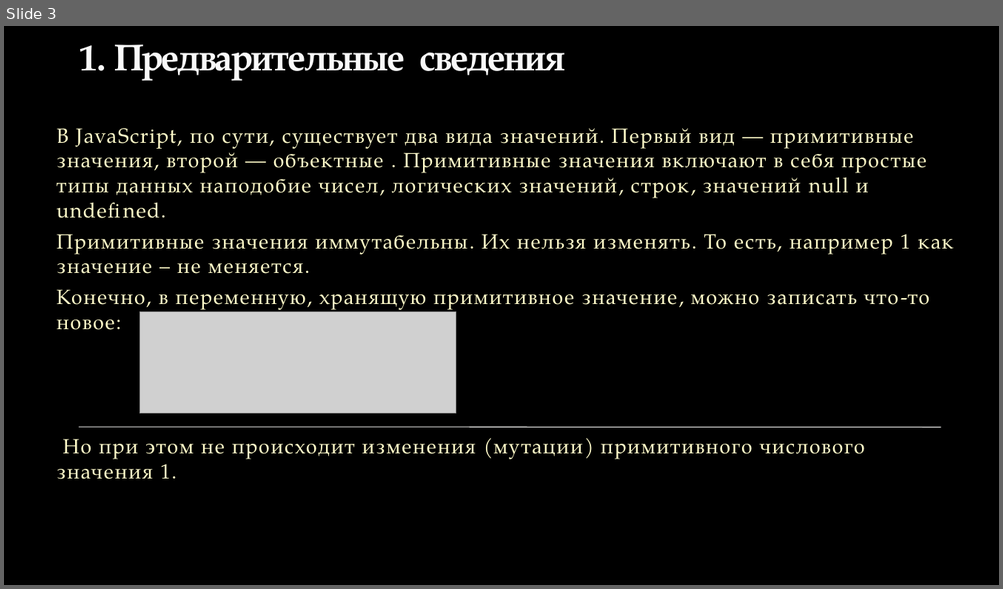
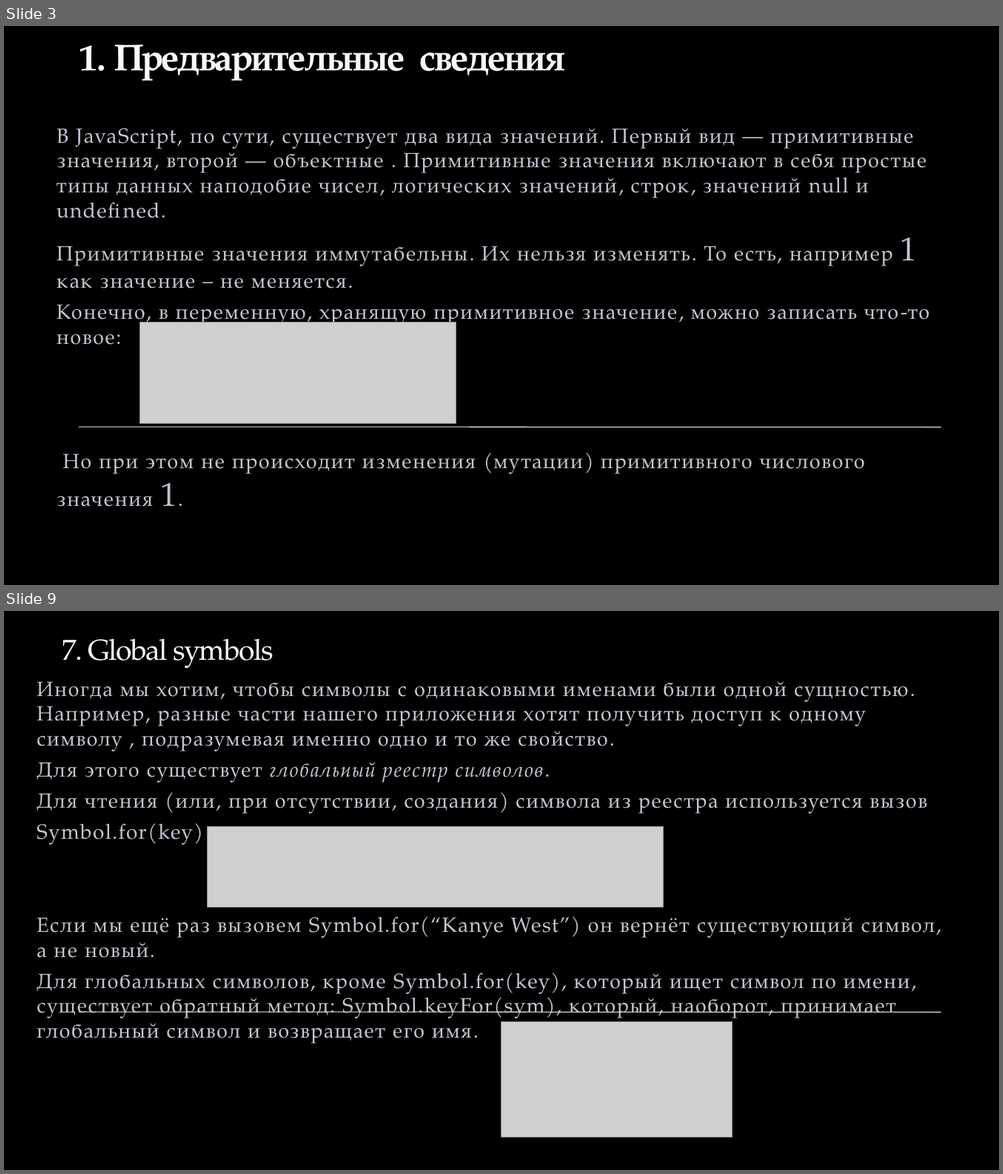
Before and after one commit to Vovan1608/internship, a slide deck: Symbol type.pptx. Shown one above the other, each under a label of ours: slide 3 before the commit, slides 3 and 9 after it; the slides between them are not shown. The pictures are 1003x589 and 1003x1174 pixels, drawn with LibreOffice and Linux fonts; fonts in the diff are those of the drawing; grey boxes stand for pictures; background and template pictures are left out. Boxes give left, top, right and bottom in pixels: in the first picture for what was removed or moved away, otherwise in the second. Text is boxed around its words. In the diff, an @@ line names an element or a change of style, - is before the commit and + after.

Commit message:
save Symbol

```diff
--- a/Symbol type.pptx
+++ b/Symbol type.pptx
@@ slide 9 added at [4,611,999,1170], background picture (left out); not listed: 1 template element that a slide beside it also shows @@
@@ title added at [62,638,273,668], 28 pt, text #F9F9F9 @@
+7. Global symbols
@@ text added at [37,681,935,1044], 20 pt, text #C9C2D1 @@
+Иногда мы хотим, чтобы символы с одинаковыми именами были одной сущностью. Например, разные части нашего приложения хотят получить доступ к одному символу , подразумевая именно одно и то же свойство.
+Для этого существует глобальный реестр символов.
+Для чтения (или, при отсутствии, создания) символа из реестра используется вызов
+Symbol.for(key)
+Если мы ещё раз вызовем Symbol.for(“Kanye West”) он вернёт существующий символ, а не новый.
+Для глобальных символов, кроме Symbol.for(key), который ищет символ по имени, существует обратный метод: Symbol.keyFor(sym), который, наоборот, принимает глобальный символ и возвращает его имя.
@@ picture added at [208,826,663,907] @@
@@ picture added at [502,1022,732,1138] @@
@@ slide 3 changed as well @@
@@ text "В JavaScript, по сути, существует ..." at [57,128,930,507]: text colour #FEFAC9 to #C9C2D1; size 20 to 32 pt in "1", "1." @@
@@ picture: place and size @@
-picture at [140,312,456,413]
+picture at [140,322,456,423]
```
Also in this commit, not shown: 2 other slides changed, 8 other slides added.
